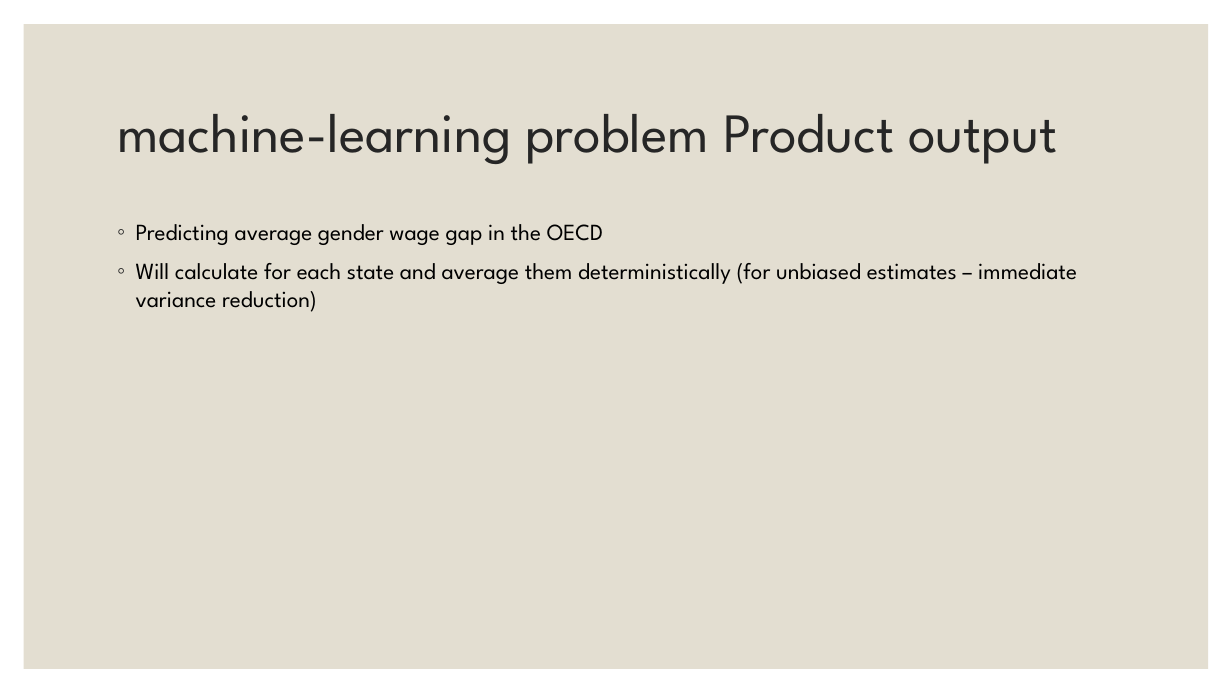
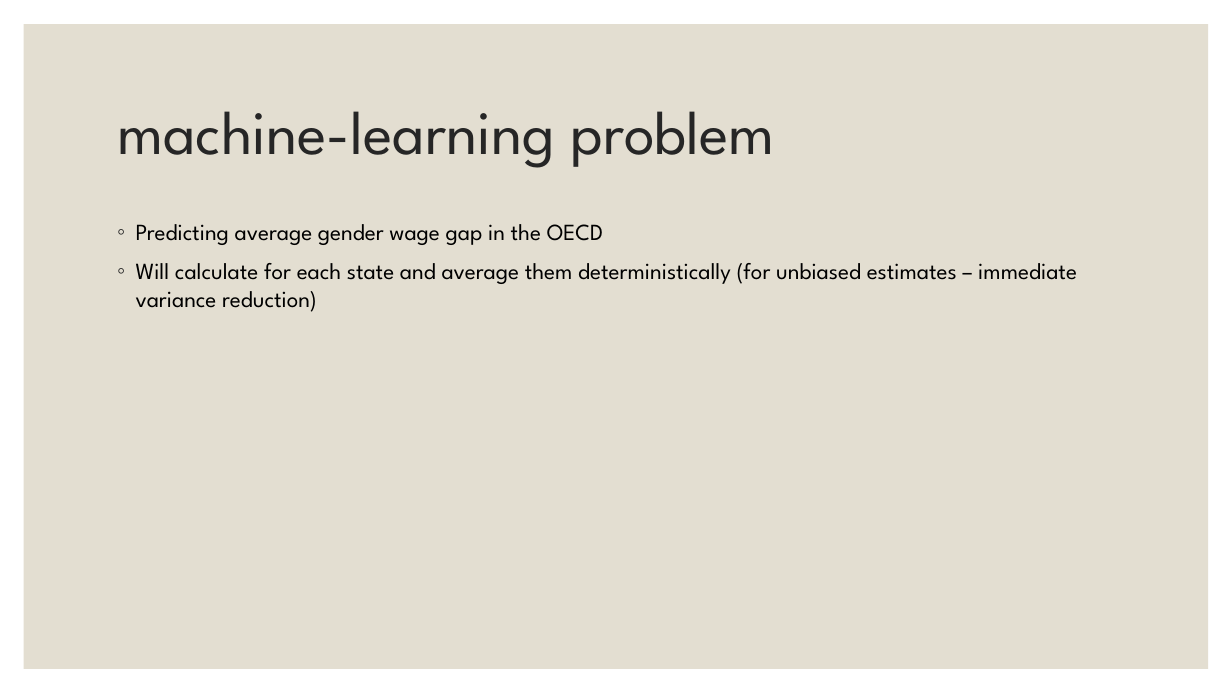
Before and after one commit to EylonSaadon/DataScienceWorkShop, a slide deck: slide 7 of Sallary gap predictionfrom Project Demo.pptx. Drawn at 1232x693 pixels with LibreOffice and Linux fonts; fonts in the diff are those of the drawing. Boxes give left, top, right and bottom in pixels: in the first picture for what was removed or moved away, otherwise in the second. Text is boxed around its words. In the diff, an @@ line names an element or a change of style, - is before the commit and + after.

```diff
--- a/Sallary gap predictionfrom Project Demo.pptx
+++ b/Sallary gap predictionfrom Project Demo.pptx
@@ title at (117, 111, 776, 168): text changed; size 43.2 to 48 pt @@
-machine-learning problem Product output
+machine-learning problem
```
Also in this commit, not shown: 3 other slides changed.
